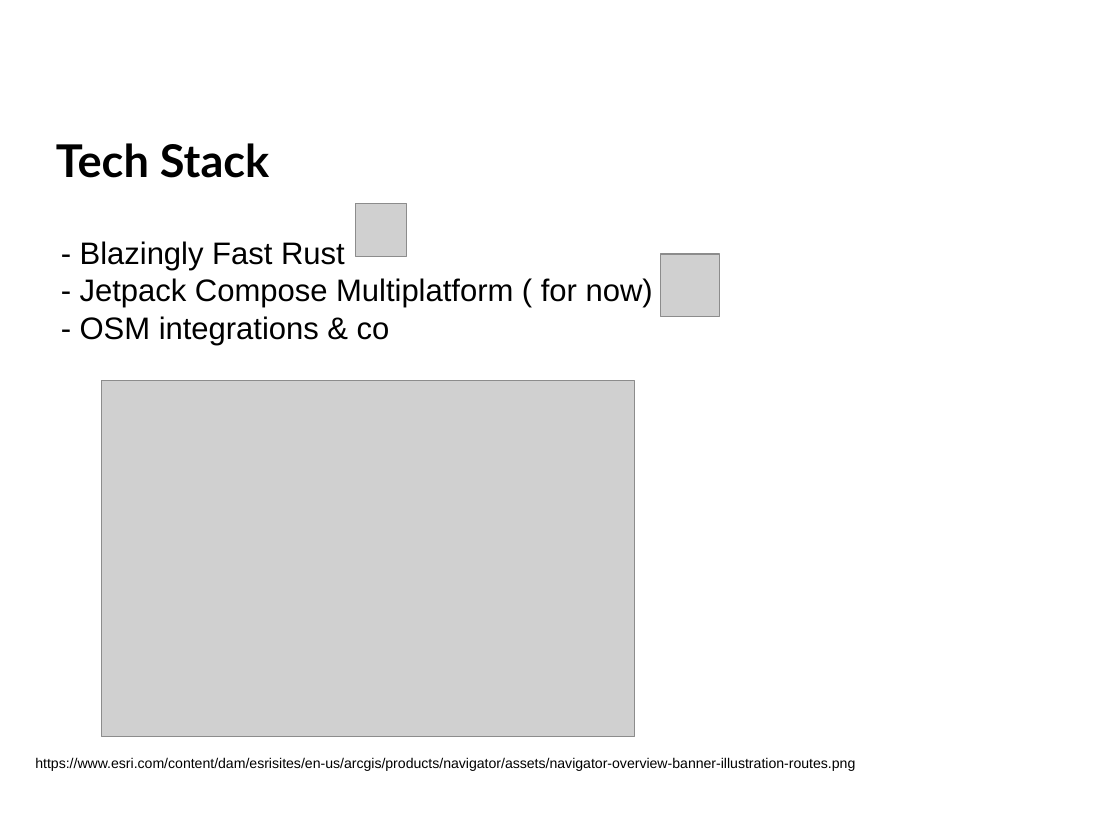
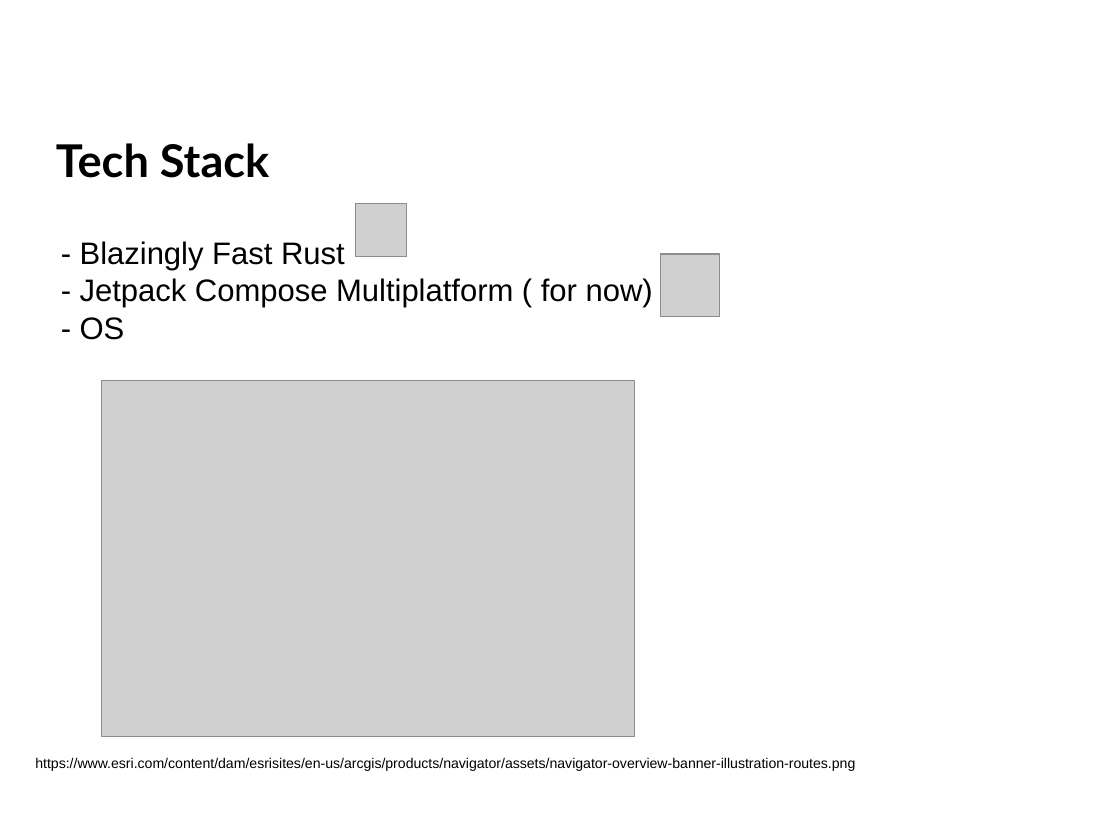
Before and after one commit to dennisorlando/hackeroni, a slide deck: slide 3 of presentazione_split1_temp.odp. Drawn at 1120x840 pixels with LibreOffice and Linux fonts; fonts in the diff are those of the drawing; grey boxes stand for pictures; background and template pictures are left out. Boxes give left, top, right and bottom in pixels: in the first picture for what was removed or moved away, otherwise in the second. Text is boxed around its words. In the diff, an @@ line names an element or a change of style, - is before the commit and + after.

```diff
--- a/presentazione_split1_temp.odp
+++ b/presentazione_split1_temp.odp
@@ text at (80,317,125,340): text changed @@
-- OSM integrations & co
+- OS
```
Also in this commit, not shown: 1 other slide changed, 2 other files.
